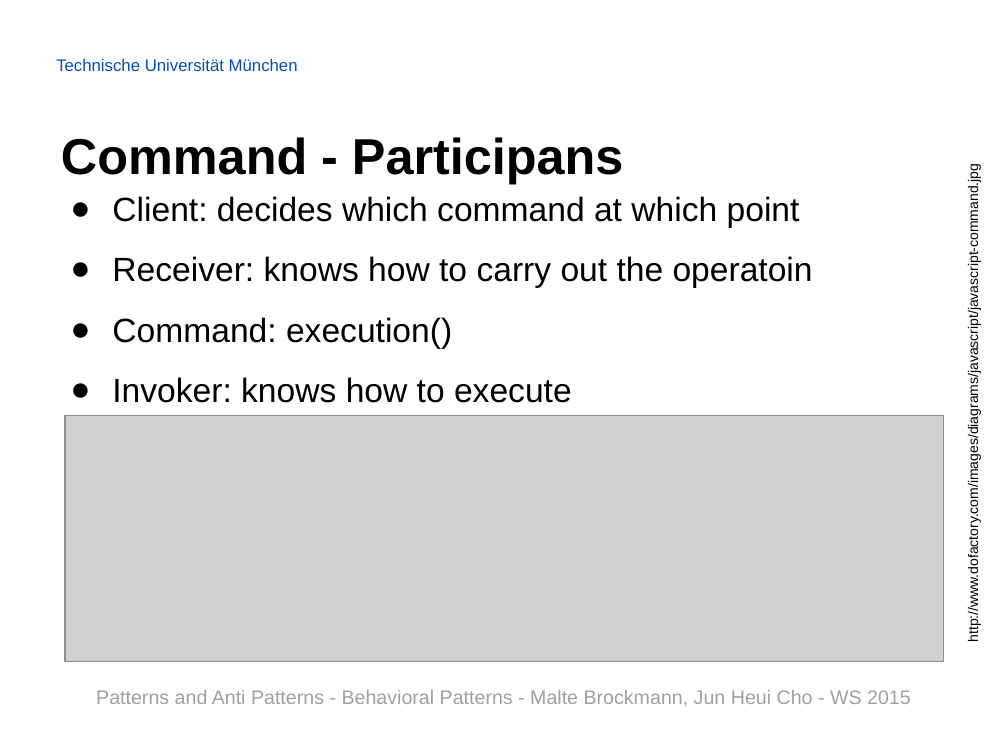
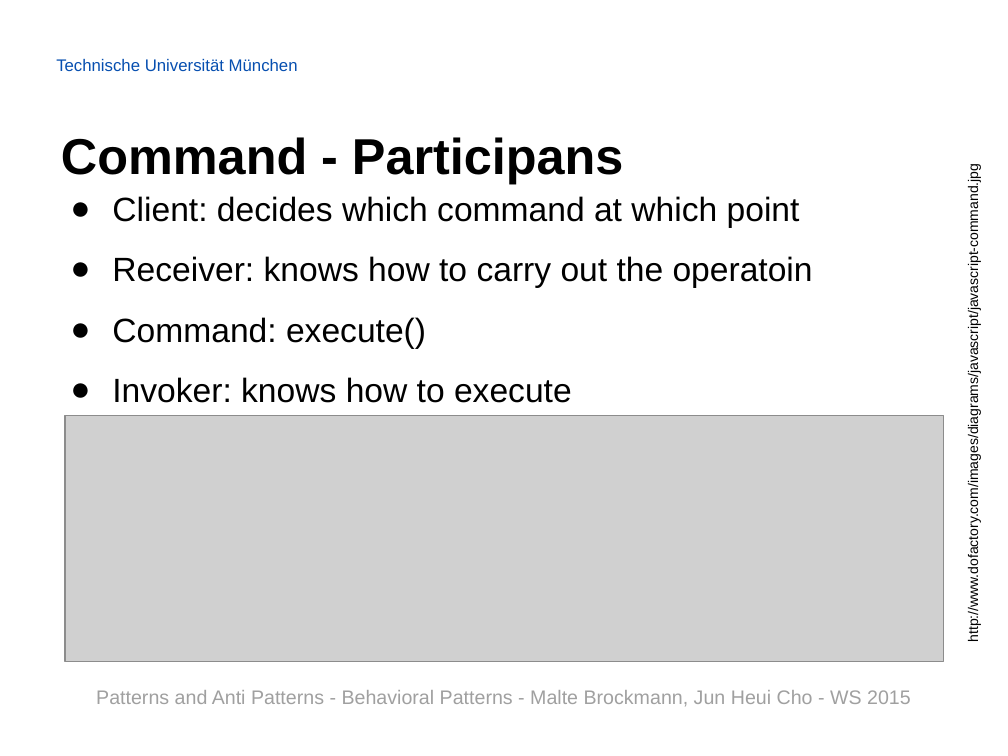
Before and after one commit to Painted6/Behavioral-design-patterns, a slide deck: slide 6 of Behavioral Patterns - JS Patterns and Anti Patterns.pptx. Drawn at 1008x756 pixels with LibreOffice and Linux fonts; fonts in the diff are those of the drawing; grey boxes stand for pictures; background and template pictures are left out. Boxes give left, top, right and bottom in pixels: in the first picture for what was removed or moved away, otherwise in the second. Text is boxed around its words. In the diff, an @@ line names an element or a change of style, - is before the commit and + after.

Commit message:
Extended command pattern; added pac man project; refactored pac man project with Observer pattern; edited presentation slides

```diff
--- a/Behavioral Patterns - JS Patterns and Anti Patterns.pptx
+++ b/Behavioral Patterns - JS Patterns and Anti Patterns.pptx
@@ text at bbox=[112, 317, 426, 349]: text changed @@
-● Command: execution()
+● Command: execute()
```
Also in this commit, not shown: 5 other slides changed, 8 slides added, 52 other files.
